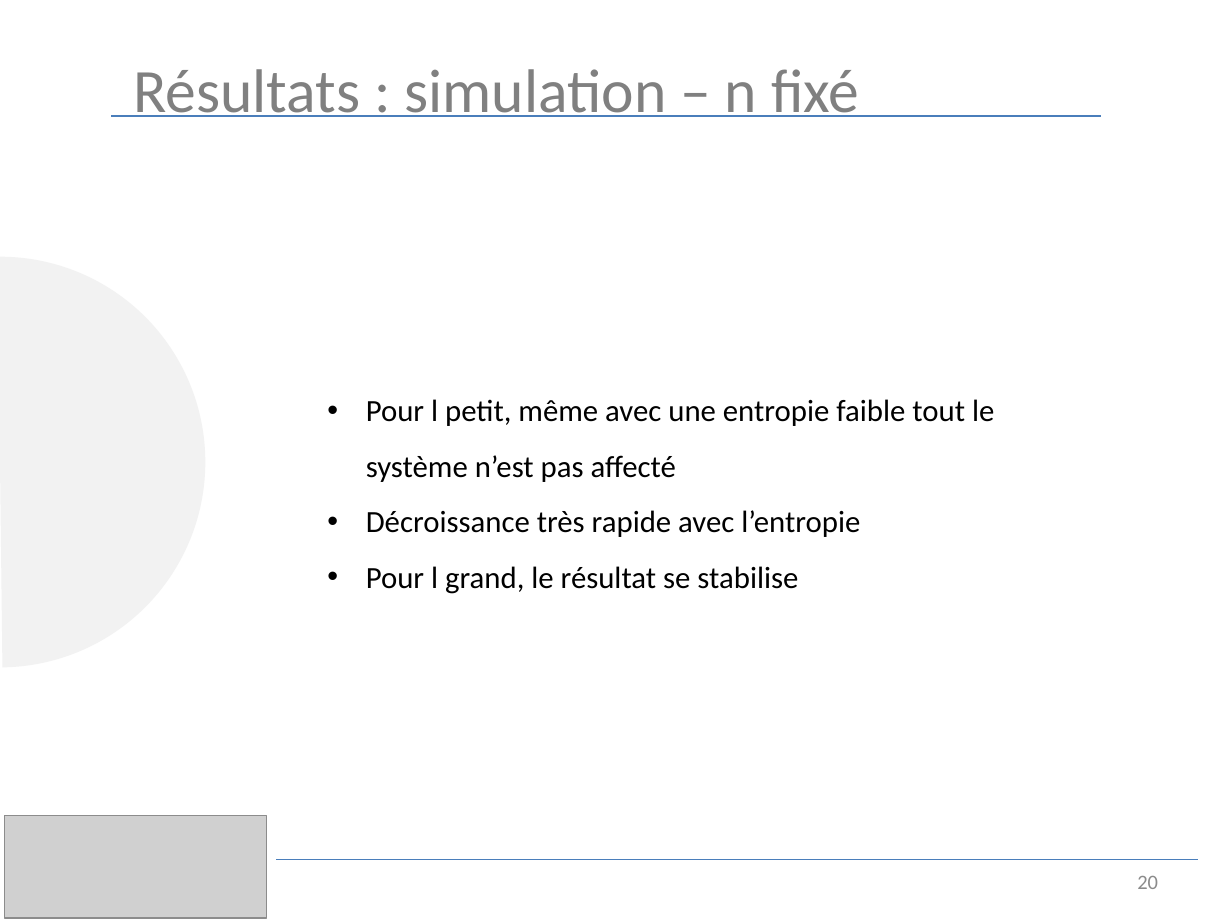
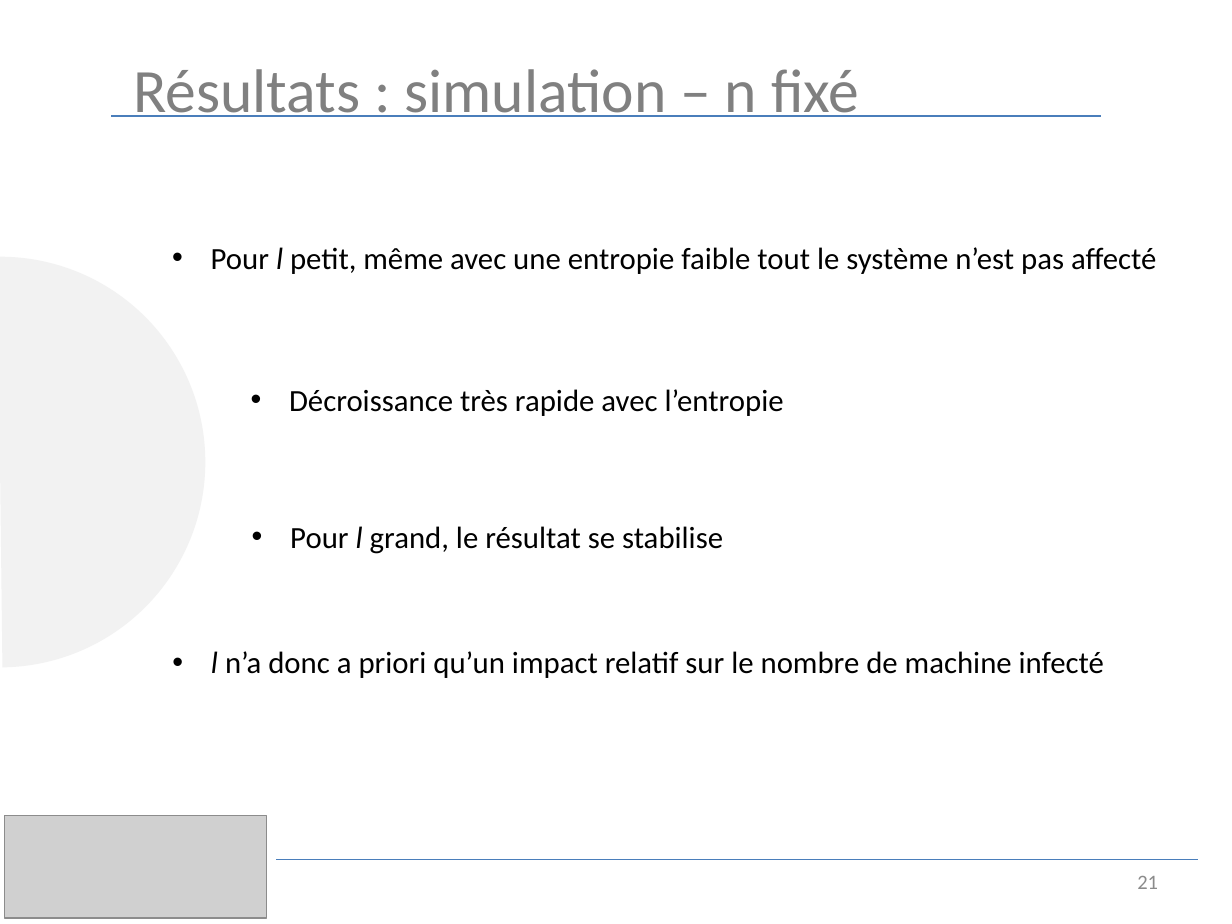
Before and after one commit to luinaudt/inf6422, a slide deck: slide 21 of lab3/presentation.pptx (slide 20 before the commit). Drawn at 1232x924 pixels with LibreOffice and Linux fonts; fonts in the diff are those of the drawing; grey boxes stand for pictures. Boxes give left, top, right and bottom in pixels: in the first picture for what was removed or moved away, otherwise in the second. Text is boxed around its words. In the diff, an @@ line names an element or a change of style, - is before the commit and + after.

Commit message:
mise à jour du ppt
Ajout de quelques slides pour l'intro et mise en forme de l'ensemble du
ppt

```diff
--- a/lab3/presentation.pptx
+++ b/lab3/presentation.pptx
@@ text added at (x1=211, y1=247, x2=1156, y2=274), 18 pt, text #000000 @@
+• Pour l petit, même avec une entropie faible tout le système n’est pas affecté
@@ text "Décroissance très rapide avec l’entropie" moved from (x1=366, y1=399, x2=994, y2=594) to (x1=289, y1=389, x2=784, y2=416) @@
@@ text at (x1=366, y1=399, x2=994, y2=482): paragraph removed @@
-• Pour l petit, même avec une entropie faible tout le système n’est pas affecté
@@ text added at (x1=290, y1=526, x2=723, y2=554), 18 pt, text #000000 @@
+• Pour l grand, le résultat se stabilise
@@ text at (x1=366, y1=566, x2=798, y2=594): paragraph removed @@
-• Pour l grand, le résultat se stabilise
@@ text added at (x1=211, y1=651, x2=1104, y2=678), 18 pt, text #000000 @@
+• l n’a donc a priori qu’un impact relatif sur le nombre de machine infecté
@@ page number at (x1=1137, y1=876, x2=1158, y2=889): text changed @@
-20
+21
```
Also in this commit, not shown: 18 other slides changed, 2 slides added, 1 slide removed.
